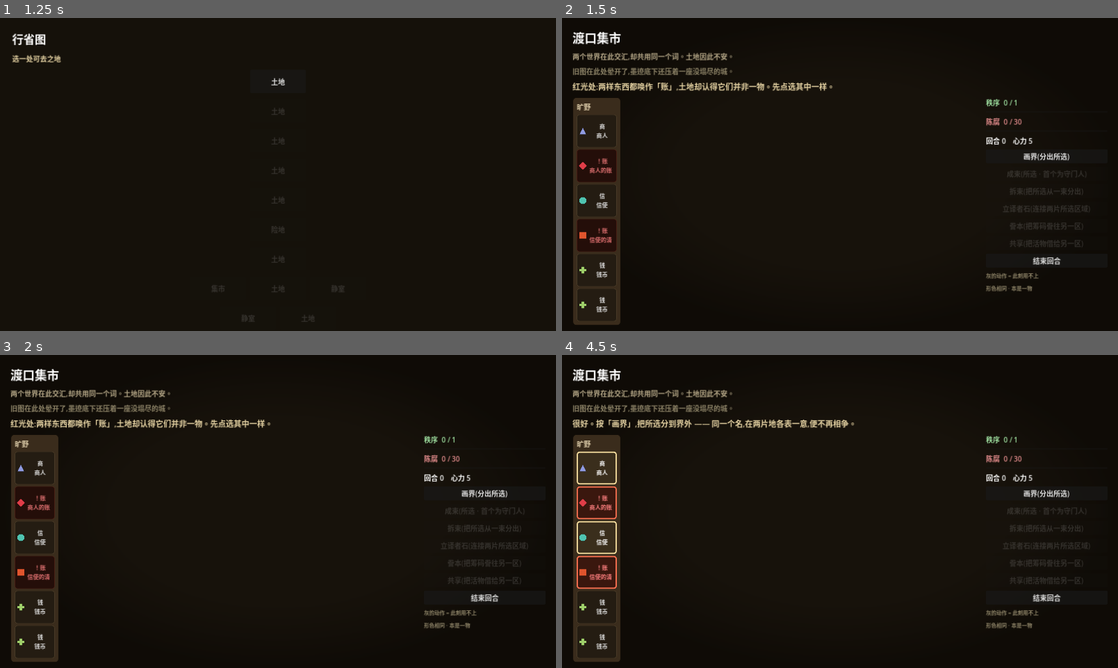
Above: before the commit, frames 1-4 (two rows, left to right).
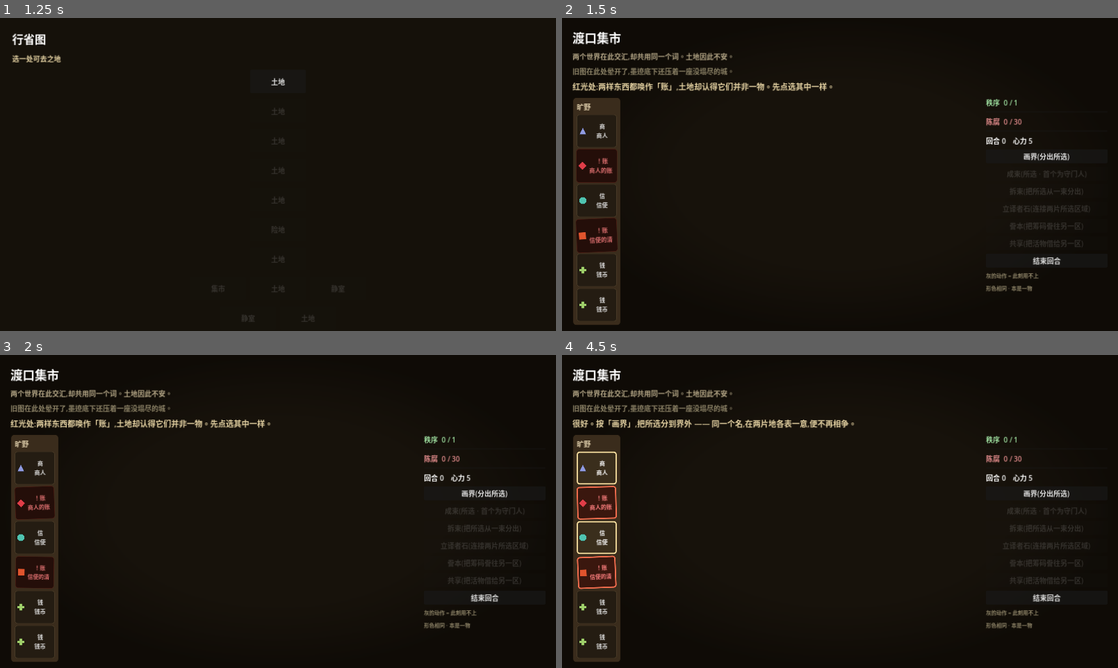
Above: after the commit, the same moments.

Repository: HelloKuoty/bounds
Game: Godot game, scene res://scenes/main/Main.tscn
Two runs of this game, one before a commit and one after it. Both use one fixed random seed, a clock stepped at 60 frames per second and the inputs below.
Inputs:
- Up to frame 1 (1.25 s): click "启程" at 0.5 s
- Up to frame 2 (1.5 s): click "土地" at 1.25 s
- Up to frame 3 (2 s): no input
- Up to frame 4 (4.5 s): click "商 商人" at 2 s; click "！账 商人的账册" at 2.75 s; click "信 信使" at 3.5 s; click "！账 信使的清单" at 4.25 s

Frame 1 is identical in both runs. In frame 2, 0.1% of the frame differs, in the area x 2-10%, y 42-75%; in frame 3, 0.1%; in frame 4, 0.3%, in the area x 2-10%, y 41-75%.

Commit message:
iter-09: the world reacts — unstable pieces tremble & breathe (林晚)
承接 iter-07 大评 #2(林晚必修):
- 失稳棋子由 _process 驱动颤动+呼吸(rotation tremble + scale breath, 绕中心)
  反馈是棋子本身, 而非贴在上面的标签
- 在树才动、headless 安全; 逻辑抽成纯函数 _distress_transform 可单测
- 「！」降为静止色盲兜底(保留, 不破无障碍/测试)
- 取舍: 未做"彼此排斥"(需脱容器自由布局)与"净化呼气"(需过场), 标部分完成
- +2 回归测试 → 80绿, smoke通关, LOAD 0. 重导出网页.

Co-Authored-By: Claude Opus 4.8 (1M context) <noreply@anthropic.com>

Diff:
--- a/scripts/ui/territory_view.gd
+++ b/scripts/ui/territory_view.gd
@@ -68,6 +68,8 @@
 var _verb_btns: Dictionary = {}      # verb -> Button (lit only when applicable)
 var _meaning_index: Dictionary = {}  # meaning -> stable int (drives badge colour/shape)
 var _icon_cache: Dictionary = {}     # index -> ImageTexture (one badge per essence)
+var _unstable_widgets: Array = []    # buttons currently trembling with distress (林晚)
+var _anim_t := 0.0
 var _title: Label
 var _intro: Label
 var _narration: Label
@@ -466,6 +468,7 @@
 # --- refresh / feedback -----------------------------------------------------
 
 func _highlight_instabilities() -> void:
+	_unstable_widgets.clear()
 	for inst in board.instabilities():
 		match inst["type"]:
 			"name_overload":
@@ -507,8 +510,34 @@
 		return
 	var b: Button = _piece_widgets[pid]
 	b.modulate = TINT_UNSTABLE
+	if not _unstable_widgets.has(b):
+		_unstable_widgets.append(b)  # the world reacts: this piece will tremble (林晚, iter-09)
 	if not b.text.begins_with("！") and not b.text.begins_with("×"):
 		b.text = "！" + b.text  # non-colour cue: a mark, not just red (for colour-blind play)
+
+
+## The world reacts to trouble: an unstable piece trembles and breathes — alive and
+## in distress. The feedback IS the piece, not a label pinned on it; the "！" mark
+## stays as a still, colour-blind-safe backup. (林晚, iter-09)
+func _process(delta: float) -> void:
+	if _unstable_widgets.is_empty():
+		return
+	_anim_t += delta
+	for i in _unstable_widgets.size():
+		var b: Button = _unstable_widgets[i]
+		if not is_instance_valid(b):
+			continue
+		var tr := _distress_transform(_anim_t, i * 1.3)
+		b.pivot_offset = b.size * 0.5
+		b.rotation = tr["rotation"]
+		b.scale = tr["scale"]
+
+
+## Pure (testable) distress transform: a quick small tremble + a slow breath.
+func _distress_transform(t: float, phase: float) -> Dictionary:
+	var rot := sin(t * 17.0 + phase) * 0.045
+	var sc := 1.0 + sin(t * 5.0 + phase) * 0.035
+	return {"rotation": rot, "scale": Vector2(sc, sc)}
 
 
 func _refresh_meters() -> void:
--- a/tests/test_territory_view.gd
+++ b/tests/test_territory_view.gd
@@ -194,3 +194,23 @@
 	view.setup(board, {})
 	assert_true(view._piece_widgets["ledger"].icon != view._piece_widgets["manifest"].icon, "same name, different essence → different badge")
 	view.free()
+
+
+func test_unstable_pieces_are_animated() -> void:
+	# 林晚(iter-09): the world reacts — conflicting pieces are queued to tremble,
+	# not merely tagged. (The tremble runs in-tree; here we prove the wiring.)
+	var board := BoardState.new()
+	board.load_territory(TerritoryDatabase.get_territory("the_crossing"))
+	var view := TerritoryView.new()
+	view.setup(board, {})
+	assert_eq(view._unstable_widgets.size(), 2, "both conflicting pieces are queued for the distress tremble")
+	view.free()
+
+
+func test_distress_transform_trembles_within_bounds() -> void:
+	var view := TerritoryView.new()
+	var a := view._distress_transform(0.05, 0.0)
+	var b := view._distress_transform(0.25, 0.0)
+	assert_true(a["rotation"] != b["rotation"], "the tremble animates over time")
+	assert_true(absf(a["rotation"]) <= 0.1, "the tremble stays subtle (small angle)")
+	view.free()
Not shown, changed: docs/index.html
Not shown, changed: docs/index.pck
Not shown, added: team/iterations/iter-09.md
